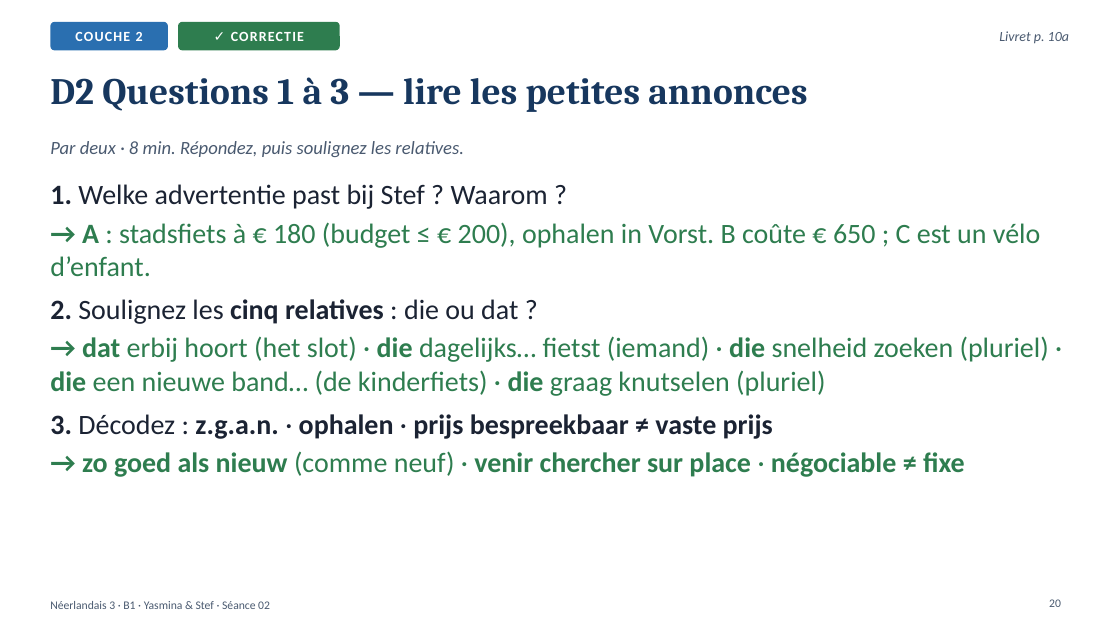
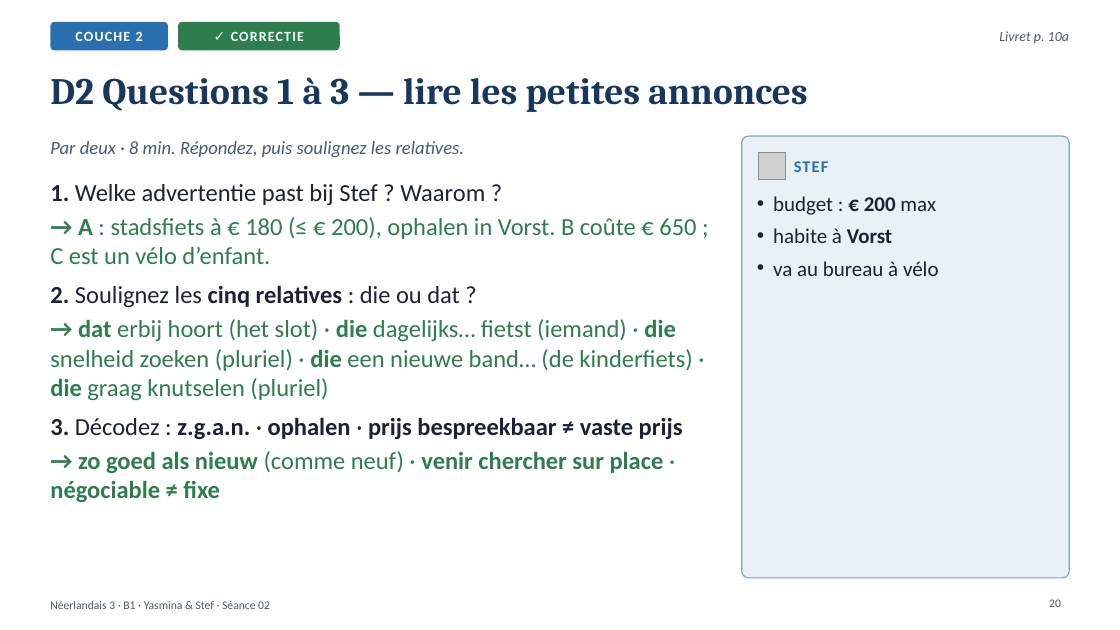
Before and after one commit to ajouniaux/talenleren, a slide deck: slide 20 of neerlandais3/powerpoints/Seance_02_De_woning_beschrijven.pptx. Drawn at 1120x630 pixels with LibreOffice and Linux fonts; fonts in the diff are those of the drawing; grey boxes stand for pictures. Boxes give left, top, right and bottom in pixels: in the first picture for what was removed or moved away, otherwise in the second. Text is boxed around its words. In the diff, an @@ line names an element or a change of style, - is before the commit and + after.

```diff
--- a/neerlandais3/powerpoints/Seance_02_De_woning_beschrijven.pptx
+++ b/neerlandais3/powerpoints/Seance_02_De_woning_beschrijven.pptx
@@ rounded rectangle added at [742, 136, 1070, 578], fill #2A6FB0 at 10% opacity, outline #2A6FB0 1 pt @@
@@ picture added at [759, 153, 786, 180] @@
@@ text added at [794, 161, 829, 172], 14 pt, text #2A6FB0, bold @@
+STEF
@@ text at [50, 184, 692, 502]: size 24 to 21 pt in "1. Welke advertentie past bij Stef ? ...", "2. Soulignez les cinq relatives : die ...", "→ dat erbij hoort (het slot) · ...", "3. Décodez : z.g.a.n. · ophalen · ..." and 1 more places @@
@@ text added at [773, 196, 939, 276], 18 pt, text #1B2333 @@
+• budget : € 200 max
+• habite à Vorst
+• va au bureau à vélo
@@ text at [50, 217, 696, 264]: text changed; size 24 to 21 pt @@
-→ A : stadsfiets à € 180 (budget ≤ € 200), ophalen in Vorst. B coûte € 650 ; C est un vélo d’enfant.
+→ A : stadsfiets à € 180 (≤ € 200), ophalen in Vorst. B coûte € 650 ; C est un vélo d’enfant.
```
Also in this commit, not shown: 18 other slides changed, 4 slides added, 5 slides removed, 15 other files.
